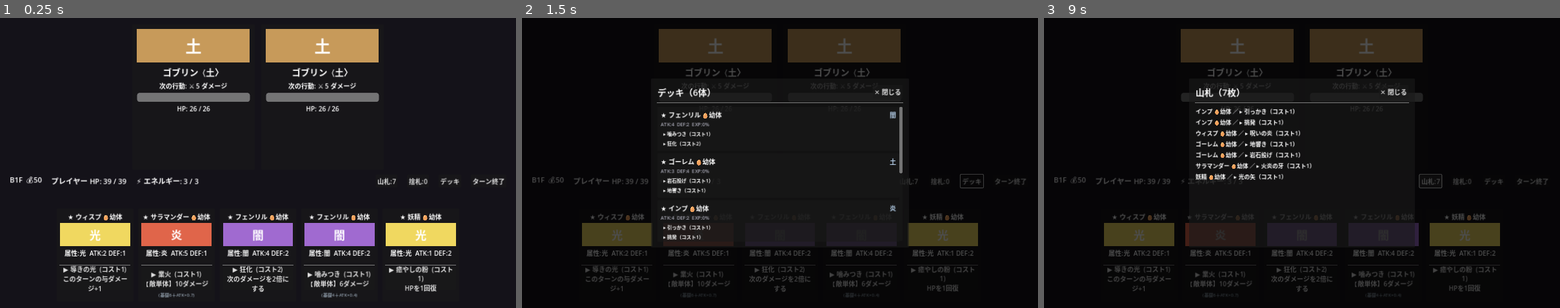
Above: before the commit, frames 1-3 (left to right).
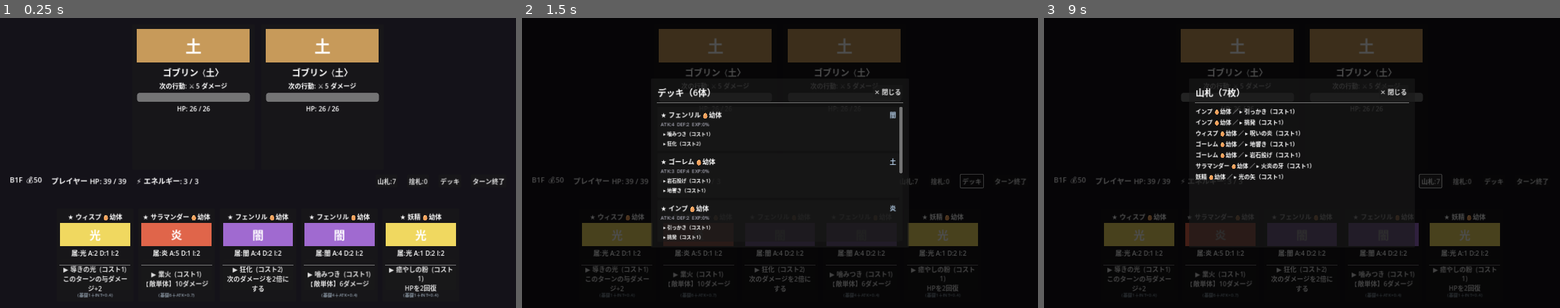
Above: after the commit, the same moments.

Repository: bakery48/mortal-pact
Game: Godot game, scene res://scenes/battle/battle.tscn
Same seed, same stepped clock (60 frames per second), same inputs: the game is played once before the commit and once after it. This scene is started directly instead of the project's main scene.
Inputs (mouse positions are in pixels of both pictures, inside the frame that each line leads up to):
- Up to frame 1 (0.25 s): no input
- Up to frame 2 (1.5 s): click "デッキ" at 0.5 s; click "山札:7" at 1.25 s
- Up to frame 3 (9 s): click "捨札:0" at 2 s; click (1136, 279) at 2.75 s, where only the run before the commit has a clickable "▶ 導きの光 (コスト1) このターンの与ダメージ+1"; click (1136, 279) at 3.5 s, where only the run after the commit has a clickable "▶ 導きの光 (コスト1) このターンの与ダメージ+2"; click "▶ 業火 (コスト1) 【敵単体】10ダメージ" at 4.25 s; click "▶ 狂化 (コスト2) 次のダメージを2倍にする" at 5 s; click "▶ 噛みつき (コスト1) 【敵単体】6ダメージ" at 5.75 s; click (1467, 279) at 6.5 s, where only the run before the commit has a clickable "▶ 癒やしの粉 (コスト1) HPを1回復"; click (1467, 279) at 7.25 s, where only the run after the commit has a clickable "▶ 癒やしの粉 (コスト1) HPを2回復"; click "✕ 閉じる" at 8 s; click "山札:7" at 8.75 s

The runs differ from the first frame. In frame 1, 1.0% of the frame differs, in the area x 12-88%, y 79-97%; in frame 2, 0.5%; in frame 3, 0.5%.

Commit message:
feat: add INT stat for buff/debuff/heal scaling
合体でATK/DEFが伸びてもバフ・デバフ・回復が伸びない問題を解消。
第3ステータス INT（知性）を追加し、BUFF_ATK/HEAL/WEAKEN/POISON/REGEN の
command_value に int_bonus（INT×係数）を上乗せする。

- +値の分配を ATK→DEF→INT の3サイクルに変更
- 全モンスターに設定（支援型=10-13, アタッカー=4-5）
- カードのステータス表示を「属:X A:N D:N I:N」形式に更新
- _stat_breakdown() に INT スケール表示を追加

Diff:
--- a/scenes/battle/card.gd
+++ b/scenes/battle/card.gd
@@ -67,7 +67,7 @@
 
 func _refresh_texts() -> void:
 	_title.text = "%s %s %s" % [monster.rarity_label(), monster.display_name(), monster.stage_label()]
-	_stats.text = "属性:%s  ATK:%d DEF:%d" % [monster.element_label(), monster.effective_attack(), monster.effective_defense()]
+	_stats.text = "属:%s A:%d D:%d I:%d" % [monster.element_label(), monster.effective_attack(), monster.effective_defense(), monster.effective_int()]
 	_exp_bar.value = monster.exp_progress()
 	_cmd_button.text = "▶ %s  (コスト%d)\n%s" % [command.command_name, monster.effective_cost(command), _command_text()]
 	var breakdown := _stat_breakdown()
@@ -96,44 +96,48 @@
 	return box
 
 func _command_text() -> String:
-	var p := monster.effective_power(command)
+	var v := monster.command_value(command)
 	# 敵対象の技は「敵単体／敵全体」を明記する。
 	var scope := command.target_label()
 	var tgt := "【%s】" % scope if scope != "" else ""
 	match command.effect:
 		CommandData.Effect.DAMAGE:
-			return "%s%dダメージ%s" % [tgt, monster.command_value(command), _affinity_mark()]
+			return "%s%dダメージ%s" % [tgt, v, _affinity_mark()]
 		CommandData.Effect.BUFF_ATK:
-			return "このターンの与ダメージ+%d" % p
+			return "このターンの与ダメージ+%d" % v
 		CommandData.Effect.DOUBLE_NEXT:
 			return "次のダメージを2倍にする"
 		CommandData.Effect.HEAL:
-			return "HPを%d回復" % p
+			return "HPを%d回復" % v
 		CommandData.Effect.GUARD:
-			return "ブロック%dを得る" % monster.command_value(command)
+			return "ブロック%dを得る" % v
 		CommandData.Effect.PIERCE:
-			return "%s防御無視で%dダメージ%s" % [tgt, monster.command_value(command), _affinity_mark()]
+			return "%s防御無視で%dダメージ%s" % [tgt, v, _affinity_mark()]
 		CommandData.Effect.WEAKEN:
-			return "%s攻撃力-%d" % [tgt, p]
+			return "%s攻撃力-%d" % [tgt, v]
 		CommandData.Effect.ENERGY:
 			return "エネルギー+%d" % command.power
 		CommandData.Effect.POISON:
-			return "%sに毒%dを付与" % [tgt, p]
+			return "%sに毒%dを付与" % [tgt, v]
 		CommandData.Effect.BURN:
 			return "%sを%dターン炎上(被ダメ1.5倍)" % [tgt, command.power]
 		CommandData.Effect.FREEZE:
 			return "%sを%d回凍結させる" % [tgt, command.power]
 		CommandData.Effect.REGEN:
-			return "再生%dを得る(毎ターン回復)" % p
+			return "再生%dを得る(毎ターン回復)" % v
 	return command.description
 
 func _stat_breakdown() -> String:
 	var scale := monster.stat_scale_for(command)
+	var ep := monster.effective_power(command)
 	match command.effect:
 		CommandData.Effect.DAMAGE, CommandData.Effect.PIERCE:
-			return "(基礎%d＋ATK×%.1f)" % [monster.effective_power(command), scale]
+			return "(基礎%d＋ATK×%.1f)" % [ep, scale]
 		CommandData.Effect.GUARD:
-			return "(基礎%d＋DEF×%.1f)" % [monster.effective_power(command), scale]
+			return "(基礎%d＋DEF×%.1f)" % [ep, scale]
+		CommandData.Effect.BUFF_ATK, CommandData.Effect.HEAL, CommandData.Effect.WEAKEN, \
+		CommandData.Effect.POISON, CommandData.Effect.REGEN:
+			return "(基礎%d＋INT×%.1f)" % [ep, scale]
 	return ""
 
 func _affinity_mark() -> String:
--- a/scripts/monster_data.gd
+++ b/scripts/monster_data.gd
@@ -82,9 +82,11 @@
 }
 
 @export var monster_name: String = "魔物"
-## 基礎 ATK/DEF。実値は段階倍率を掛けた effective_* を使う。
+## 基礎ステータス。実値は段階倍率を掛けた effective_* を使う。
 @export var attack: int = 10
 @export var defense: int = 5
+## 知性：バフ・デバフ・回復系スキルのボーナス源。
+@export var int_power: int = 5
 @export var stage: Stage = Stage.INFANT
 ## 蓄積経験値。使用ごとに growth_speed 分だけ加算され、段階移行のトリガーになる。
 @export var exp: float = 0.0
@@ -101,13 +103,16 @@
 func display_name() -> String:
 	return monster_name + ("+%d" % plus if plus > 0 else "")
 
-## +N によるATKボーナス（+が奇数に達するたびに+1 ＝ ⌈N/2⌉）。
+## +N ボーナスは ATK→DEF→INT の3サイクルで分配される。
+## +1,4,7…=ATK+1 / +2,5,8…=DEF+1 / +3,6,9…=INT+1
 func plus_attack_bonus() -> int:
-	return (plus + 1) / 2
-
-## +N によるDEFボーナス（+が偶数に達するたびに+1 ＝ ⌊N/2⌋）。
+	return (plus + 2) / 3
+
 func plus_defense_bonus() -> int:
-	return plus / 2
+	return (plus + 1) / 3
+
+func plus_int_bonus() -> int:
+	return plus / 3
 
 # --- ライフサイクル ---------------------------------------------------------
 
@@ -184,6 +189,7 @@
 		"monster_name": monster_name,
 		"attack": attack,
 		"defense": defense,
+		"int_power": int_power,
 		"stage": int(stage),
 		"exp": exp,
 		"growth_speed": growth_speed,
@@ -198,6 +204,7 @@
 	m.monster_name = String(d.get("monster_name", "魔物"))
 	m.attack = int(d.get("attack", 10))
 	m.defense = int(d.get("defense", 5))
+	m.int_power = int(d.get("int_power", 5))
 	m.stage = int(d.get("stage", 0)) as Stage
 	m.exp = float(d.get("exp", 0.0))
 	m.growth_speed = float(d.get("growth_speed", 1.0))
@@ -217,9 +224,9 @@
 
 ## 報酬・ショップ画面用の概要テキスト（基礎ステータスを表示）。
 func summary() -> String:
-	var text := "%s %s %s\n属性:%s  ATK:%d DEF:%d  成長:%.1f" % [
+	var text := "%s %s %s\n属性:%s  ATK:%d DEF:%d INT:%d  成長:%.1f" % [
 		rarity_label(), display_name(), stage_label(),
-		element_label(), attack, defense, growth_speed,
+		element_label(), attack, defense, int_power, growth_speed,
 	]
 	for c in commands:
 		text += "\n・%s (コスト%d)" % [c.command_name, c.cost]
@@ -235,6 +242,9 @@
 
 func effective_defense() -> int:
 	return roundi(defense * _mult() * POWER_SCALE) + plus_defense_bonus()
+
+func effective_int() -> int:
+	return roundi(int_power * _mult() * POWER_SCALE) + plus_int_bonus()
 
 func effective_cost(cmd: CommandData) -> int:
 	return clampi(cmd.cost + int(STAGE_COST_DELTA[stage]), 1, 99)
@@ -259,6 +269,10 @@
 ## ガード系コマンドに上乗せされる DEF 由来ボーナス。
 func guard_bonus(cmd: CommandData) -> int:
 	return roundi(effective_defense() * _stat_scale(cmd))
+
+## バフ・デバフ・回復系コマンドに上乗せされる INT 由来ボーナス。
+func int_bonus(cmd: CommandData) -> int:
+	return roundi(effective_int() * _stat_scale(cmd))
 
 ## コマンドの実効値（威力＋ステータス補正）を効果種別に応じて返す。
 func command_value(cmd: CommandData) -> int:
@@ -267,6 +281,9 @@
 			return effective_power(cmd) + damage_bonus(cmd)
 		CommandData.Effect.GUARD:
 			return effective_power(cmd) + guard_bonus(cmd)
+		CommandData.Effect.BUFF_ATK, CommandData.Effect.HEAL, CommandData.Effect.WEAKEN, \
+		CommandData.Effect.POISON, CommandData.Effect.REGEN:
+			return effective_power(cmd) + int_bonus(cmd)
 		CommandData.Effect.ENERGY:
 			return cmd.power # エネルギーは段階・ステータス補正なし
 		_:
--- a/scripts/monster_factory.gd
+++ b/scripts/monster_factory.gd
@@ -15,12 +15,13 @@
 	c.stat_scale = scale # 負なら自動係数（コスト依存）
 	return c
 
-static func _monster(name: String, atk: int, def: int, element: int, growth: float, cmds: Array[CommandData]) -> MonsterData:
+static func _monster(name: String, atk: int, def: int, element: int, growth: float, cmds: Array[CommandData], int_power: int = 5) -> MonsterData:
 	var m := MonsterData.new()
 	m.monster_name = name
 	m.attack = atk
 	m.defense = def
-	m.stage = MonsterData.Stage.INFANT # 生まれたて（幼体）から育てる
+	m.int_power = int_power
+	m.stage = MonsterData.Stage.INFANT
 	m.exp = 0.0
 	m.growth_speed = growth
 	m.elements = [element]
@@ -34,32 +35,32 @@
 	list.append(_monster("フェンリル", 12, 6, MonsterData.Element.DARK, 1.0, [
 		_cmd("噛みつき", 1, CommandData.Effect.DAMAGE, 12, "敵に12ダメージ"),
 		_cmd("狂化", 3, CommandData.Effect.DOUBLE_NEXT, 0, "次のダメージを2倍にする"),
-	]))
+	], 4))
 
 	list.append(_monster("サラマンダー", 14, 4, MonsterData.Element.FIRE, 1.2, [
 		_cmd("火炎の牙", 1, CommandData.Effect.DAMAGE, 9, "敵に9ダメージ"),
 		_cmd("業火", 2, CommandData.Effect.DAMAGE, 18, "敵に18ダメージ"),
-	]))
+	], 4))
 
 	list.append(_monster("ゴーレム", 8, 12, MonsterData.Element.EARTH, 0.8, [
 		_cmd("岩石投げ", 1, CommandData.Effect.DAMAGE, 7, "敵に7ダメージ"),
 		_cmd("地響き", 2, CommandData.Effect.DAMAGE, 14, "敵に14ダメージ"),
-	]))
+	], 5))
 
 	list.append(_monster("ウィスプ", 6, 3, MonsterData.Element.LIGHT, 1.1, [
 		_cmd("導きの光", 1, CommandData.Effect.BUFF_ATK, 3, "このターンの与ダメージ+3"),
 		_cmd("呪いの炎", 2, CommandData.Effect.DAMAGE, 11, "敵に11ダメージ"),
-	]))
+	], 12))
 
 	list.append(_monster("ウンディーネ", 7, 7, MonsterData.Element.WATER, 1.1, [
 		_cmd("水弾", 1, CommandData.Effect.DAMAGE, 9, "敵に9ダメージ"),
 		_cmd("癒しの水", 1, CommandData.Effect.HEAL, 12, "HPを12回復"),
-	]))
+	], 11))
 
 	list.append(_monster("シルフ", 8, 4, MonsterData.Element.WIND, 1.2, [
 		_cmd("風刃", 1, CommandData.Effect.DAMAGE, 9, "敵に9ダメージ"),
 		_cmd("追い風", 1, CommandData.Effect.BUFF_ATK, 8, "このターンの与ダメージ+8"),
-	]))
+	], 13))
 
 	return list
 
@@ -72,227 +73,227 @@
 	list.append(_monster("ハーピー", 11, 4, MonsterData.Element.WIND, 1.2, [
 		_cmd("旋風爪", 1, CommandData.Effect.DAMAGE, 10, "敵に10ダメージ"),
 		_cmd("追い風", 2, CommandData.Effect.BUFF_ATK, 5, "このターンの与ダメージ+5"),
-	]))
+	], 8))
 	list.append(_monster("ケルベロス", 16, 7, MonsterData.Element.DARK, 0.9, [
 		_cmd("三連牙", 1, CommandData.Effect.DAMAGE, 13, "敵に13ダメージ"),
 		_cmd("獄炎", 3, CommandData.Effect.DAMAGE, 24, "敵に24ダメージ"),
-	]))
+	], 4))
 	list.append(_monster("ユニコーン", 9, 8, MonsterData.Element.LIGHT, 1.0, [
 		_cmd("聖なる角", 1, CommandData.Effect.DAMAGE, 9, "敵に9ダメージ"),
 		_cmd("加護", 2, CommandData.Effect.BUFF_ATK, 6, "このターンの与ダメージ+6"),
-	]))
+	], 9))
 	list.append(_monster("リッチ", 13, 3, MonsterData.Element.DARK, 1.1, [
 		_cmd("呪詛", 1, CommandData.Effect.DAMAGE, 11, "敵に11ダメージ"),
 		_cmd("死の宣告", 3, CommandData.Effect.DOUBLE_NEXT, 0, "次のダメージを2倍にする"),
-	]))
+	], 4))
 	list.append(_monster("アイススピリット", 10, 6, MonsterData.Element.WATER, 1.0, [
 		_cmd("氷礫", 1, CommandData.Effect.DAMAGE, 10, "敵に10ダメージ"),
 		_cmd("吹雪", 2, CommandData.Effect.DAMAGE, 16, "敵に16ダメージ"),
-	]))
+	], 5))
 	list.append(_monster("スライム", 7, 7, MonsterData.Element.NONE, 1.3, [
 		_cmd("体当たり", 1, CommandData.Effect.DAMAGE, 8, "敵に8ダメージ"),
 		_cmd("分裂の構え", 1, CommandData.Effect.BUFF_ATK, 3, "このターンの与ダメージ+3"),
-	]))
+	], 7))
 	list.append(_monster("ドライアド", 8, 9, MonsterData.Element.EARTH, 1.0, [
 		_cmd("蔦縛り", 1, CommandData.Effect.DAMAGE, 8, "敵に8ダメージ"),
 		_cmd("生命の歌", 2, CommandData.Effect.BUFF_ATK, 5, "このターンの与ダメージ+5"),
-	]))
+	], 8))
 	list.append(_monster("ワイバーン", 15, 5, MonsterData.Element.WIND, 1.0, [
 		_cmd("急降下", 1, CommandData.Effect.DAMAGE, 12, "敵に12ダメージ"),
 		_cmd("竜巻", 2, CommandData.Effect.DAMAGE, 19, "敵に19ダメージ"),
-	]))
+	], 4))
 	list.append(_monster("バンシー", 12, 3, MonsterData.Element.DARK, 1.2, [
 		_cmd("怨嗟の叫び", 1, CommandData.Effect.DAMAGE, 11, "敵に11ダメージ"),
 		_cmd("絶望", 2, CommandData.Effect.DAMAGE, 17, "敵に17ダメージ"),
-	]))
+	], 4))
 	list.append(_monster("ゴーストファイア", 11, 2, MonsterData.Element.FIRE, 1.3, [
 		_cmd("鬼火", 1, CommandData.Effect.DAMAGE, 10, "敵に10ダメージ"),
 		_cmd("焼尽", 3, CommandData.Effect.DOUBLE_NEXT, 0, "次のダメージを2倍にする"),
-	]))
+	], 4))
 	list.append(_monster("トレント", 6, 14, MonsterData.Element.EARTH, 0.8, [
 		_cmd("枝打ち", 1, CommandData.Effect.DAMAGE, 7, "敵に7ダメージ"),
 		_cmd("大地の怒り", 2, CommandData.Effect.DAMAGE, 15, "敵に15ダメージ"),
-	]))
+	], 5))
 	list.append(_monster("グリフォン", 14, 8, MonsterData.Element.WIND, 0.9, [
 		_cmd("鉤爪", 1, CommandData.Effect.DAMAGE, 12, "敵に12ダメージ"),
 		_cmd("天翔ける", 2, CommandData.Effect.BUFF_ATK, 6, "このターンの与ダメージ+6"),
-	]))
+	], 9))
 	list.append(_monster("サキュバス", 11, 5, MonsterData.Element.DARK, 1.1, [
 		_cmd("魅了", 1, CommandData.Effect.BUFF_ATK, 5, "このターンの与ダメージ+5"),
 		_cmd("精気吸収", 2, CommandData.Effect.DAMAGE, 14, "敵に14ダメージ"),
-	]))
+	], 10))
 	list.append(_monster("フェニックス", 13, 6, MonsterData.Element.FIRE, 1.0, [
 		_cmd("火の翼", 1, CommandData.Effect.DAMAGE, 11, "敵に11ダメージ"),
 		_cmd("再生の焔", 3, CommandData.Effect.DOUBLE_NEXT, 0, "次のダメージを2倍にする"),
-	]))
+	], 4))
 	list.append(_monster("クラーケン", 17, 9, MonsterData.Element.WATER, 0.8, [
 		_cmd("触手", 1, CommandData.Effect.DAMAGE, 13, "敵に13ダメージ"),
 		_cmd("大渦", 3, CommandData.Effect.DAMAGE, 26, "敵に26ダメージ"),
-	]))
+	], 4))
 	list.append(_monster("ミノタウロス", 16, 7, MonsterData.Element.EARTH, 0.9, [
 		_cmd("突進", 1, CommandData.Effect.DAMAGE, 13, "敵に13ダメージ"),
 		_cmd("斧叩き", 2, CommandData.Effect.DAMAGE, 20, "敵に20ダメージ"),
-	]))
+	], 4))
 	list.append(_monster("ピクシー", 5, 4, MonsterData.Element.LIGHT, 1.4, [
 		_cmd("妖精の粉", 1, CommandData.Effect.BUFF_ATK, 4, "このターンの与ダメージ+4"),
 		_cmd("光の矢", 1, CommandData.Effect.DAMAGE, 8, "敵に8ダメージ"),
-	]))
+	], 8))
 	list.append(_monster("ヴァンパイア", 14, 6, MonsterData.Element.DARK, 1.0, [
 		_cmd("牙", 1, CommandData.Effect.DAMAGE, 12, "敵に12ダメージ"),
 		_cmd("血の宴", 2, CommandData.Effect.DAMAGE, 18, "敵に18ダメージ"),
-	]))
+	], 4))
 	list.append(_monster("サンダーバード", 15, 4, MonsterData.Element.WIND, 1.1, [
 		_cmd("電撃", 1, CommandData.Effect.DAMAGE, 12, "敵に12ダメージ"),
 		_cmd("雷鳴", 2, CommandData.Effect.DAMAGE, 19, "敵に19ダメージ"),
-	]))
+	], 4))
 	list.append(_monster("マーメイド", 9, 7, MonsterData.Element.WATER, 1.1, [
 		_cmd("水鞭", 1, CommandData.Effect.DAMAGE, 9, "敵に9ダメージ"),
 		_cmd("癒やしの歌", 2, CommandData.Effect.BUFF_ATK, 6, "このターンの与ダメージ+6"),
-	]))
+	], 9))
 	list.append(_monster("デーモン", 18, 5, MonsterData.Element.FIRE, 0.8, [
 		_cmd("地獄爪", 1, CommandData.Effect.DAMAGE, 14, "敵に14ダメージ"),
 		_cmd("業炎弾", 3, CommandData.Effect.DAMAGE, 28, "敵に28ダメージ"),
-	]))
+	], 4))
 	list.append(_monster("ホーリーナイト", 12, 11, MonsterData.Element.LIGHT, 0.9, [
 		_cmd("聖剣", 1, CommandData.Effect.DAMAGE, 11, "敵に11ダメージ"),
 		_cmd("聖騎士の誓い", 2, CommandData.Effect.BUFF_ATK, 7, "このターンの与ダメージ+7"),
-	]))
+	], 9))
 
 	# --- 役割特化（新コマンド効果）---
 	list.append(_monster("ヒーラースライム", 6, 6, MonsterData.Element.LIGHT, 1.2, [
 		_cmd("癒やしの粘液", 1, CommandData.Effect.HEAL, 8, "HPを8回復"),
 		_cmd("体当たり", 1, CommandData.Effect.DAMAGE, 7, "敵に7ダメージ"),
-	]))
+	], 9))
 	list.append(_monster("守護騎士", 9, 13, MonsterData.Element.EARTH, 0.8, [
 		_cmd("盾構え", 1, CommandData.Effect.GUARD, 9, "ブロック9を得る"),
 		_cmd("シールドバッシュ", 2, CommandData.Effect.DAMAGE, 13, "敵に13ダメージ"),
-	]))
+	], 5))
 	list.append(_monster("アサシン", 15, 3, MonsterData.Element.DARK, 1.1, [
 		_cmd("背後刺し", 1, CommandData.Effect.PIERCE, 11, "防御無視で11ダメージ"),
 		_cmd("毒刃", 2, CommandData.Effect.PIERCE, 17, "防御無視で17ダメージ"),
-	]))
+	], 4))
 	list.append(_monster("妖術師", 10, 5, MonsterData.Element.DARK, 1.0, [
 		_cmd("呪いの目", 1, CommandData.Effect.WEAKEN, 5, "敵の攻撃力-5"),
 		_cmd("闇の波動", 2, CommandData.Effect.DAMAGE, 14, "敵に14ダメージ"),
-	]))
+	], 10))
 	list.append(_monster("マナイーター", 8, 4, MonsterData.Element.NONE, 1.1, [
 		_cmd("魔力吸収", 1, CommandData.Effect.ENERGY, 2, "エネルギー+2"),
 		_cmd("噛みつき", 1, CommandData.Effect.DAMAGE, 8, "敵に8ダメージ"),
-	]))
+	], 5))
 	list.append(_monster("プリーステス", 7, 7, MonsterData.Element.LIGHT, 1.0, [
 		_cmd("祈り", 1, CommandData.Effect.HEAL, 10, "HPを10回復"),
 		_cmd("聖なる加護", 2, CommandData.Effect.BUFF_ATK, 6, "このターンの与ダメージ+6"),
-	]))
+	], 12))
 	list.append(_monster("ストーンガード", 5, 16, MonsterData.Element.EARTH, 0.7, [
 		_cmd("岩の壁", 1, CommandData.Effect.GUARD, 11, "ブロック11を得る"),
 		_cmd("圧殺", 2, CommandData.Effect.DAMAGE, 12, "敵に12ダメージ"),
-	]))
+	], 5))
 	list.append(_monster("シャドウ", 13, 4, MonsterData.Element.DARK, 1.2, [
 		_cmd("影縫い", 1, CommandData.Effect.PIERCE, 10, "防御無視で10ダメージ"),
 		_cmd("闇討ち", 2, CommandData.Effect.DAMAGE, 16, "敵に16ダメージ"),
-	]))
+	], 4))
 	list.append(_monster("氷壁の精", 6, 12, MonsterData.Element.WATER, 0.9, [
 		_cmd("氷の盾", 1, CommandData.Effect.GUARD, 10, "ブロック10を得る"),
 		_cmd("凍てつく息", 2, CommandData.Effect.WEAKEN, 6, "敵の攻撃力-6"),
-	]))
+	], 8))
 	list.append(_monster("バーサーカー", 17, 4, MonsterData.Element.FIRE, 0.9, [
 		_cmd("乱打", 1, CommandData.Effect.DAMAGE, 12, "敵に12ダメージ"),
 		_cmd("戦いの咆哮", 1, CommandData.Effect.ENERGY, 2, "エネルギー+2"),
-	]))
+	], 5))
 	list.append(_monster("ドルイド", 9, 8, MonsterData.Element.EARTH, 1.0, [
 		_cmd("自然の恵み", 1, CommandData.Effect.HEAL, 9, "HPを9回復"),
 		_cmd("茨の鞭", 2, CommandData.Effect.DAMAGE, 14, "敵に14ダメージ"),
-	]))
+	], 10))
 	list.append(_monster("雷神", 16, 5, MonsterData.Element.WIND, 0.9, [
 		_cmd("裁きの雷", 1, CommandData.Effect.PIERCE, 12, "防御無視で12ダメージ"),
 		_cmd("雷鳴", 2, CommandData.Effect.DAMAGE, 18, "敵に18ダメージ"),
-	]))
+	], 4))
 	list.append(_monster("ヴァルキリー", 13, 9, MonsterData.Element.LIGHT, 1.0, [
 		_cmd("聖槍", 1, CommandData.Effect.DAMAGE, 12, "敵に12ダメージ"),
 		_cmd("天盾", 1, CommandData.Effect.GUARD, 8, "ブロック8を得る"),
-	]))
+	], 5))
 	list.append(_monster("呪術師", 8, 6, MonsterData.Element.DARK, 1.1, [
 		_cmd("衰弱の呪い", 1, CommandData.Effect.WEAKEN, 6, "敵の攻撃力-6"),
 		_cmd("骨の槍", 1, CommandData.Effect.DAMAGE, 9, "敵に9ダメージ"),
-	]))
+	], 9))
 	list.append(_monster("錬金術師", 7, 6, MonsterData.Element.NONE, 1.0, [
 		_cmd("触媒生成", 1, CommandData.Effect.ENERGY, 2, "エネルギー+2"),
 		_cmd("治癒薬", 2, CommandData.Effect.HEAL, 12, "HPを12回復"),
-	]))
+	], 10))
 	list.append(_monster("タイタン", 14, 14, MonsterData.Element.EARTH, 0.7, [
 		_cmd("大地割り", 2, CommandData.Effect.DAMAGE, 20, "敵に20ダメージ"),
 		_cmd("巨壁", 1, CommandData.Effect.GUARD, 12, "ブロック12を得る"),
-	]))
+	], 5))
 	list.append(_monster("セイレーン", 10, 6, MonsterData.Element.WATER, 1.1, [
 		_cmd("惑わしの歌", 1, CommandData.Effect.WEAKEN, 5, "敵の攻撃力-5"),
 		_cmd("水流弾", 2, CommandData.Effect.DAMAGE, 15, "敵に15ダメージ"),
-	]))
+	], 9))
 	list.append(_monster("グリモワール", 6, 5, MonsterData.Element.NONE, 1.2, [
 		_cmd("詠唱", 1, CommandData.Effect.ENERGY, 2, "エネルギー+2"),
 		_cmd("禁呪", 3, CommandData.Effect.DOUBLE_NEXT, 0, "次のダメージを2倍にする"),
-	]))
+	], 5))
 
 	# --- スターター種族（報酬でも再入手できるように） ---
 	list.append(_monster("ウンディーネ", 7, 7, MonsterData.Element.WATER, 1.1, [
 		_cmd("水弾", 1, CommandData.Effect.DAMAGE, 9, "敵に9ダメージ"),
 		_cmd("癒しの水", 1, CommandData.Effect.HEAL, 12, "HPを12回復"),
-	]))
+	], 11))
 	list.append(_monster("シルフ", 8, 4, MonsterData.Element.WIND, 1.2, [
 		_cmd("風刃", 1, CommandData.Effect.DAMAGE, 9, "敵に9ダメージ"),
 		_cmd("追い風", 1, CommandData.Effect.BUFF_ATK, 8, "このターンの与ダメージ+8"),
-	]))
+	], 13))
 
 	# --- 敵種族の仲間版（対称性のため） ---
 	list.append(_monster("ゴブリン", 9, 5, MonsterData.Element.EARTH, 1.2, [
 		_cmd("強奪", 1, CommandData.Effect.DAMAGE, 9, "敵に9ダメージ"),
 		_cmd("鬨の声", 1, CommandData.Effect.BUFF_ATK, 3, "このターンの与ダメージ+3"),
-	]))
+	], 6))
 	list.append(_monster("スケルトン", 10, 3, MonsterData.Element.DARK, 1.0, [
 		_cmd("骨の槍", 1, CommandData.Effect.DAMAGE, 10, "敵に10ダメージ"),
 		_cmd("死者の呪い", 2, CommandData.Effect.POISON, 3, "敵に毒3を付与"),
-	]))
+	], 6))
 	list.append(_monster("大コウモリ", 9, 3, MonsterData.Element.WIND, 1.3, [
 		_cmd("音波", 1, CommandData.Effect.DAMAGE, 9, "敵に9ダメージ"),
 		_cmd("血吸い", 2, CommandData.Effect.DAMAGE, 15, "敵に15ダメージ"),
-	]))
+	], 4))
 	list.append(_monster("ホブゴブリン", 11, 6, MonsterData.Element.EARTH, 0.9, [
 		_cmd("鉄槌", 2, CommandData.Effect.DAMAGE, 14, "敵に14ダメージ"),
 		_cmd("集団突撃", 1, CommandData.Effect.BUFF_ATK, 4, "このターンの与ダメージ+4"),
-	]))
+	], 7))
 	list.append(_monster("マッドスライム", 7, 9, MonsterData.Element.WATER, 1.1, [
 		_cmd("泥弾", 1, CommandData.Effect.DAMAGE, 8, "敵に8ダメージ"),
 		_cmd("粘液の壁", 1, CommandData.Effect.GUARD, 10, "ブロック10を得る"),
-	]))
+	], 5))
 	list.append(_monster("毒蛇", 8, 4, MonsterData.Element.DARK, 1.1, [
 		_cmd("毒牙", 1, CommandData.Effect.POISON, 4, "敵に毒4を付与"),
 		_cmd("蛇の一撃", 1, CommandData.Effect.DAMAGE, 9, "敵に9ダメージ"),
-	]))
+	], 7))
 
 	# --- 状態異常特化 ---
 	list.append(_monster("バジリスク", 11, 5, MonsterData.Element.DARK, 1.0, [
 		_cmd("猛毒の牙", 1, CommandData.Effect.POISON, 4, "敵に毒4を付与"),
 		_cmd("石化の眼", 2, CommandData.Effect.DAMAGE, 13, "敵に13ダメージ"),
-	]))
+	], 8))
 	list.append(_monster("毒沼の主", 9, 9, MonsterData.Element.EARTH, 0.9, [
 		_cmd("汚泥", 1, CommandData.Effect.POISON, 3, "敵に毒3を付与"),
 		_cmd("飲み込む", 2, CommandData.Effect.DAMAGE, 14, "敵に14ダメージ"),
-	]))
+	], 7))
 	list.append(_monster("イグニス", 13, 4, MonsterData.Element.FIRE, 1.1, [
 		_cmd("発火", 1, CommandData.Effect.BURN, 2, "敵を2ターン炎上"),
 		_cmd("火炎弾", 2, CommandData.Effect.DAMAGE, 15, "敵に15ダメージ"),
-	]))
+	], 6))
 	list.append(_monster("フロストゴーレム", 8, 13, MonsterData.Element.WATER, 0.8, [
 		_cmd("絶対零度", 2, CommandData.Effect.FREEZE, 1, "敵を1回凍結"),
 		_cmd("氷塊", 1, CommandData.Effect.DAMAGE, 9, "敵に9ダメージ"),
-	]))
+	], 5))
 	list.append(_monster("世界樹の苗", 5, 8, MonsterData.Element.LIGHT, 1.2, [
 		_cmd("芽吹き", 1, CommandData.Effect.REGEN, 4, "再生4を得る"),
 		_cmd("癒やしの光", 2, CommandData.Effect.HEAL, 12, "HPを12回復"),
-	]))
+	], 11))
 	list.append(_monster("コカトリス", 12, 5, MonsterData.Element.WIND, 1.0, [
 		_cmd("毒の翼", 1, CommandData.Effect.POISON, 3, "敵に毒3を付与"),
 		_cmd("つつき", 1, CommandData.Effect.DAMAGE, 9, "敵に9ダメージ"),
-	]))
+	], 7))
 
 	return list
 
